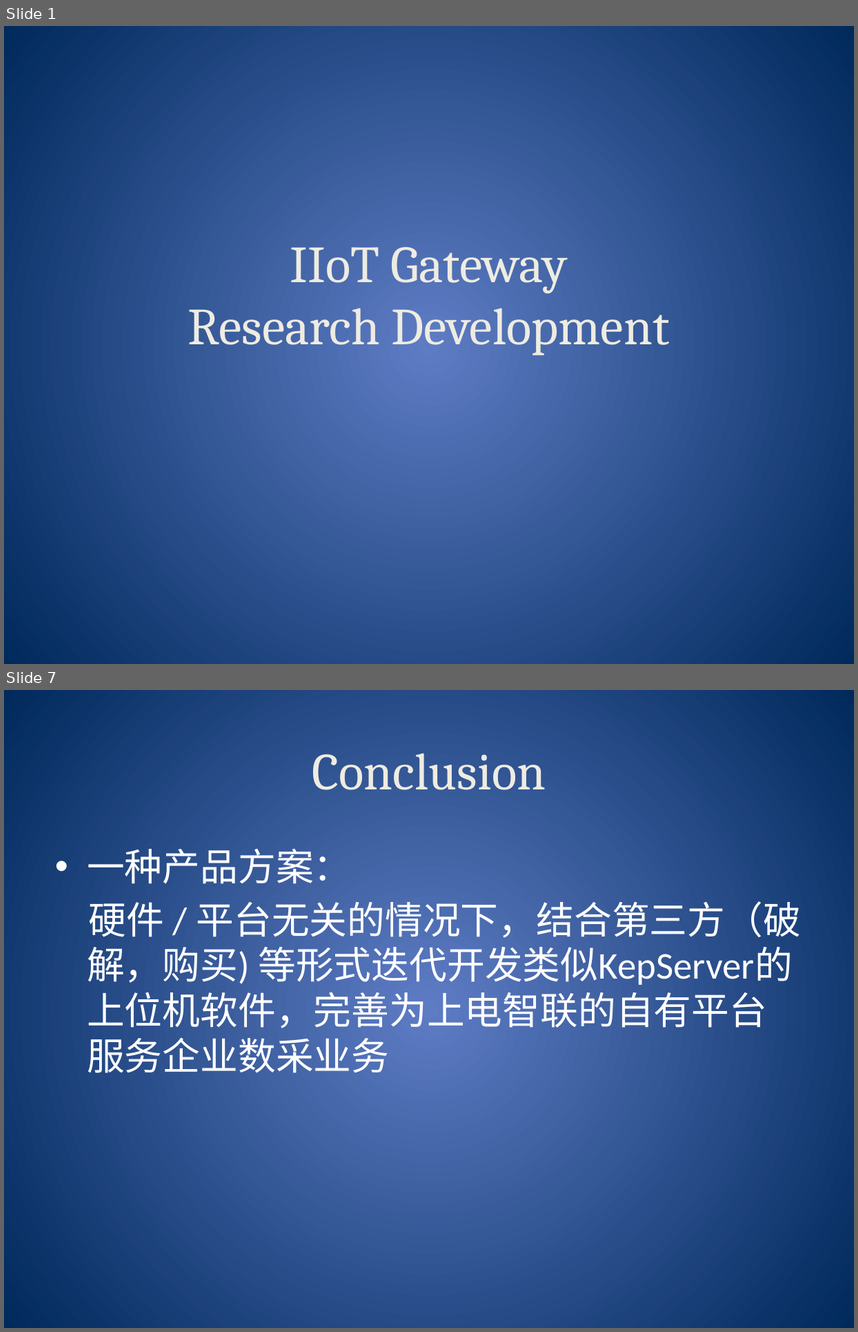
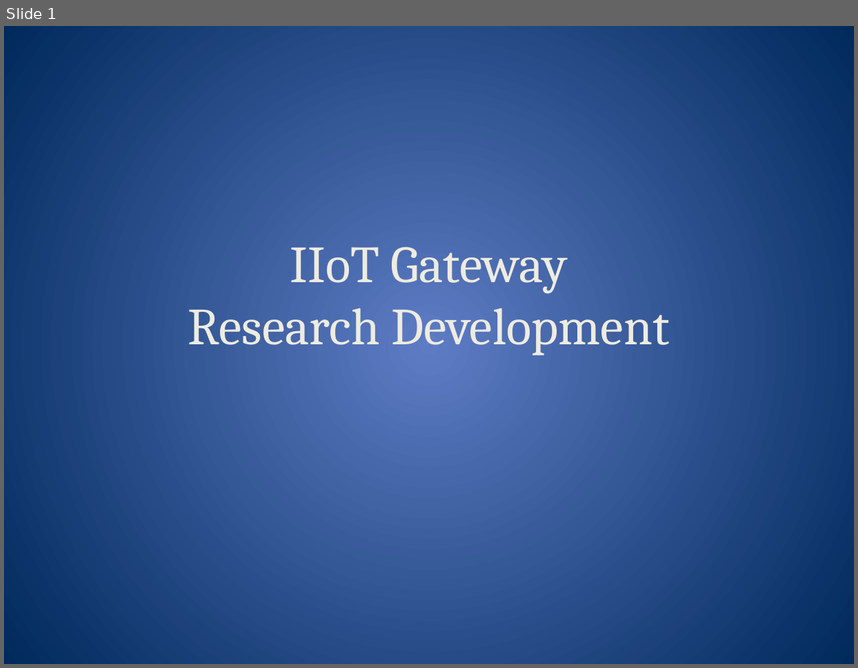
Before and after one commit to mikewomaster/sdSoftware, a slide deck: ppt/gateway_iotBox.pptx. Shown one above the other, each under a label of ours: slides 1 and 7 before the commit, slide 1 after it; the slides between them are not shown. The pictures are 858x1332 and 858x668 pixels, drawn with LibreOffice and Linux fonts; fonts in the diff are those of the drawing. Boxes give left, top, right and bottom in pixels: in the first picture for what was removed or moved away, otherwise in the second. Text is boxed around its words. In the diff, an @@ line names an element or a change of style, - is before the commit and + after.

```diff
--- a/ppt/gateway_iotBox.pptx
+++ b/ppt/gateway_iotBox.pptx
@@ slide 7 removed at (4,690,854,1328), background gradient #5E7CC5 to #00295C @@
@@ title removed at (312,753,546,790) @@
-Conclusion
@@ text removed at (87,849,801,1073) @@
-• 一种产品方案：
-硬件 / 平台无关的情况下，结合第三方（破解，购买) 等形式迭代开发类似KepServer的上位机软件，完善为上电智联的自有平台服务企业数采业务
```
Also in this commit, not shown: 9 slides added, 5 other slides removed, 7 other files.
